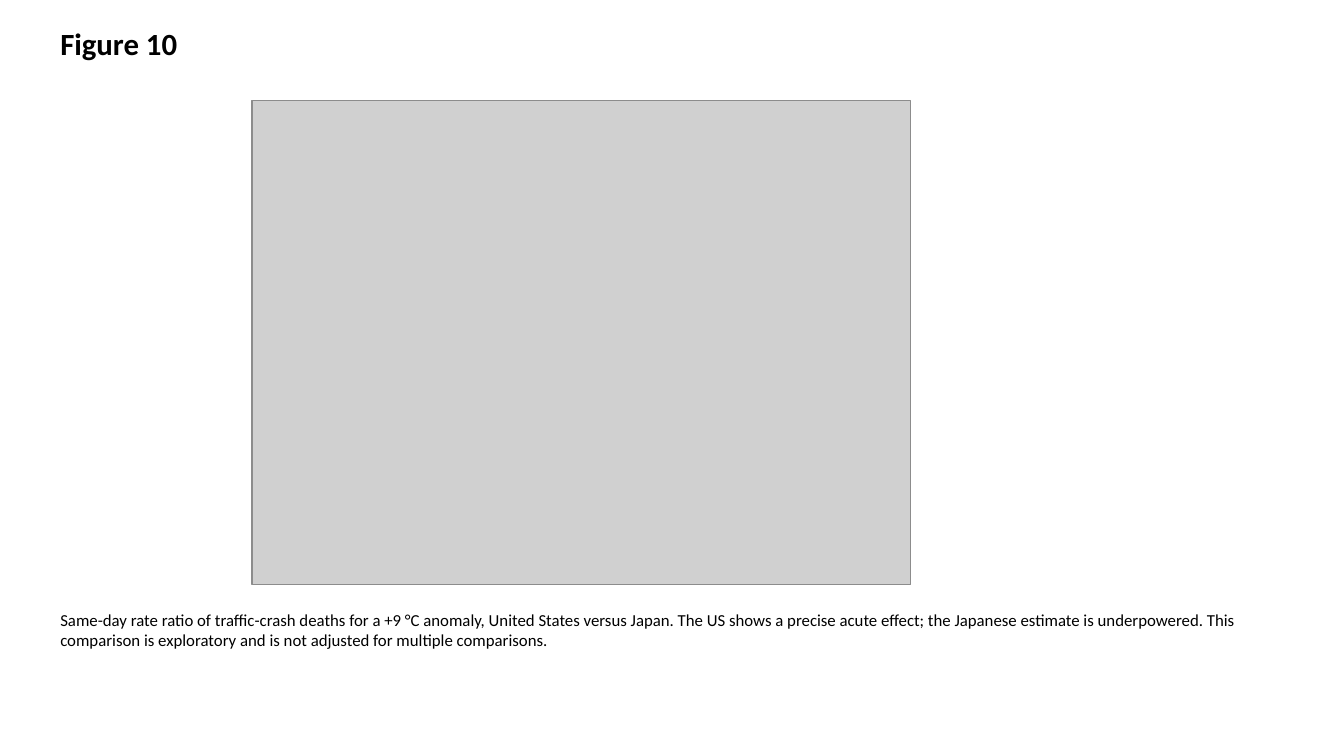
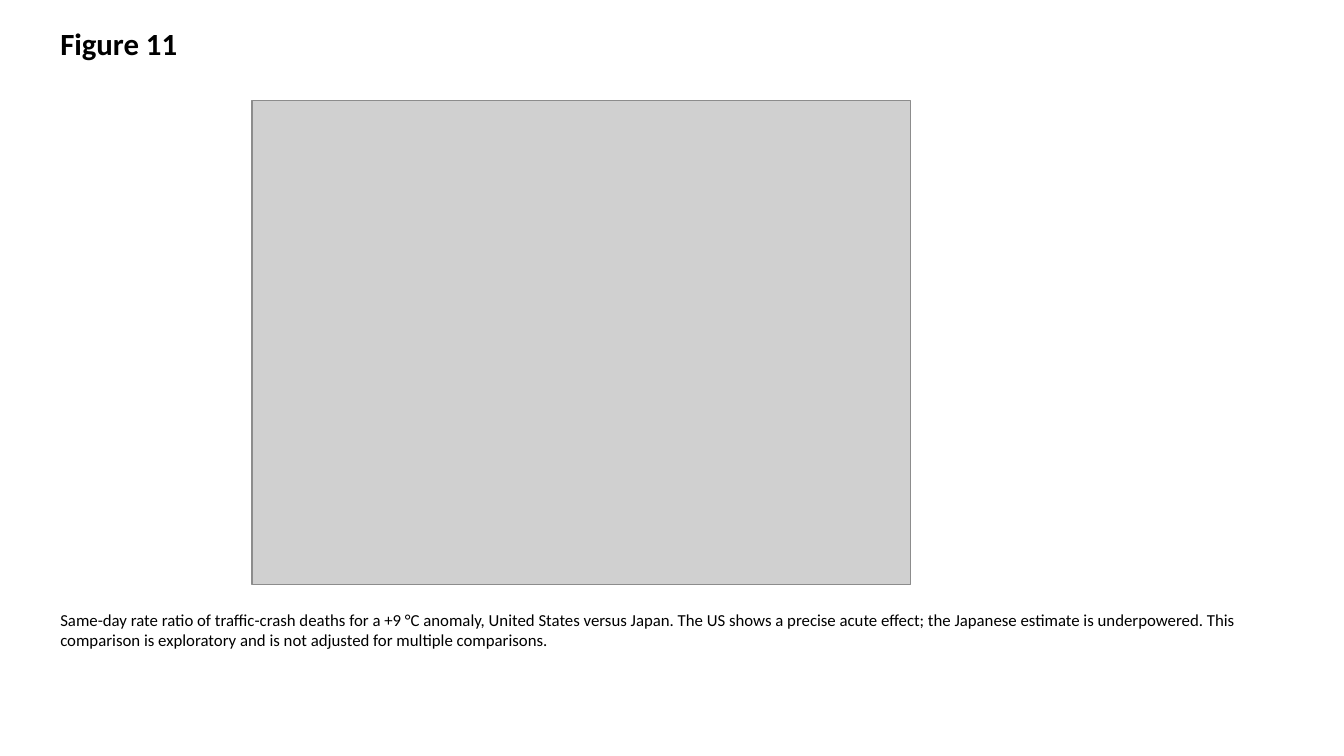
Before and after one commit to bougtoir/heat-accidents-mortality, a slide deck: slide 11 of output/manuscript/figures.pptx (slide 10 before the commit). Drawn at 1344x756 pixels with LibreOffice and Linux fonts; fonts in the diff are those of the drawing; grey boxes stand for pictures. Boxes give left, top, right and bottom in pixels: in the first picture for what was removed or moved away, otherwise in the second. Text is boxed around its words. In the diff, an @@ line names an element or a change of style, - is before the commit and + after.

```diff
--- a/output/manuscript/figures.pptx
+++ b/output/manuscript/figures.pptx
@@ text at [60, 33, 177, 61]: text changed @@
-Figure 10
+Figure 11
```
Also in this commit, not shown: 1 other slide changed, 1 slide added, 57 other files.
